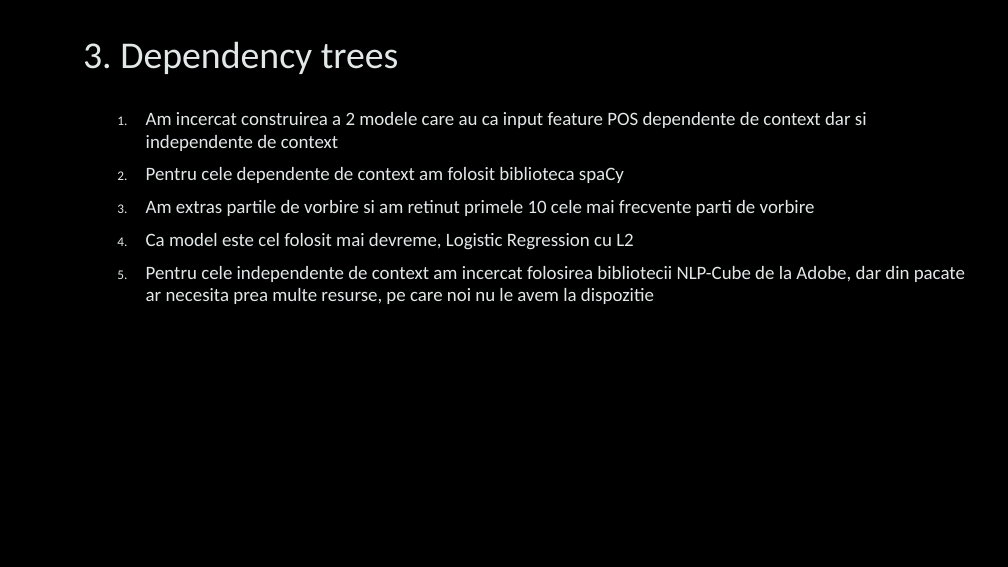
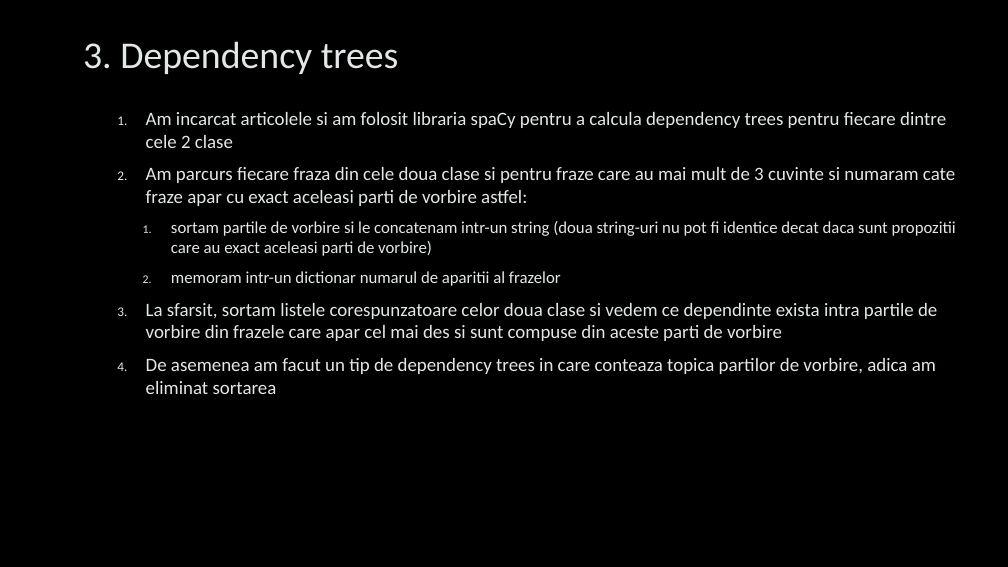
Before and after one commit to AlexTindeche/Romanian-Language-Study_Romania-Moldova, a slide deck: slide 10 of Presentation.pptx. Drawn at 1008x567 pixels with LibreOffice and Linux fonts; fonts in the diff are those of the drawing; background and template pictures are left out. Boxes give left, top, right and bottom in pixels: in the first picture for what was removed or moved away, otherwise in the second. Text is boxed around its words. In the diff, an @@ line names an element or a change of style, - is before the commit and + after.

```diff
--- a/Presentation.pptx
+++ b/Presentation.pptx
@@ text at (x1=146, y1=112, x2=956, y2=394): text changed @@
-  1. Am incercat construirea a 2 modele care au ca input feature POS dependente de context dar si independente de context
-  2. Pentru cele dependente de context am folosit biblioteca spaCy
-  3. Am extras partile de vorbire si am retinut primele 10 cele mai frecvente parti de vorbire
-  4. Ca model este cel folosit mai devreme, Logistic Regression cu L2
-  5. Pentru cele independente de context am incercat folosirea bibliotecii NLP-Cube de la Adobe, dar din pacate ar necesita prea multe resurse, pe care noi nu le avem la dispozitie
+  1. Am incarcat articolele si am folosit libraria spaCy pentru a calcula dependency trees pentru fiecare dintre cele 2 clase
+  2. Am parcurs fiecare fraza din cele doua clase si pentru fraze care au mai mult de 3 cuvinte si numaram cate fraze apar cu exact aceleasi parti de vorbire astfel:
+    1. sortam partile de vorbire si le concatenam intr-un string (doua string-uri nu pot fi identice decat daca sunt propozitii care au exact aceleasi parti de vorbire)
+    2. memoram intr-un dictionar numarul de aparitii al frazelor
+  3. La sfarsit, sortam listele corespunzatoare celor doua clase si vedem ce dependinte exista intra partile de vorbire din frazele care apar cel mai des si sunt compuse din aceste parti de vorbire
+  4. De asemenea am facut un tip de dependency trees in care conteaza topica partilor de vorbire, adica am eliminat sortarea
```
Also in this commit, not shown: 1 other slide changed, 5 slides added, 2 other files.
